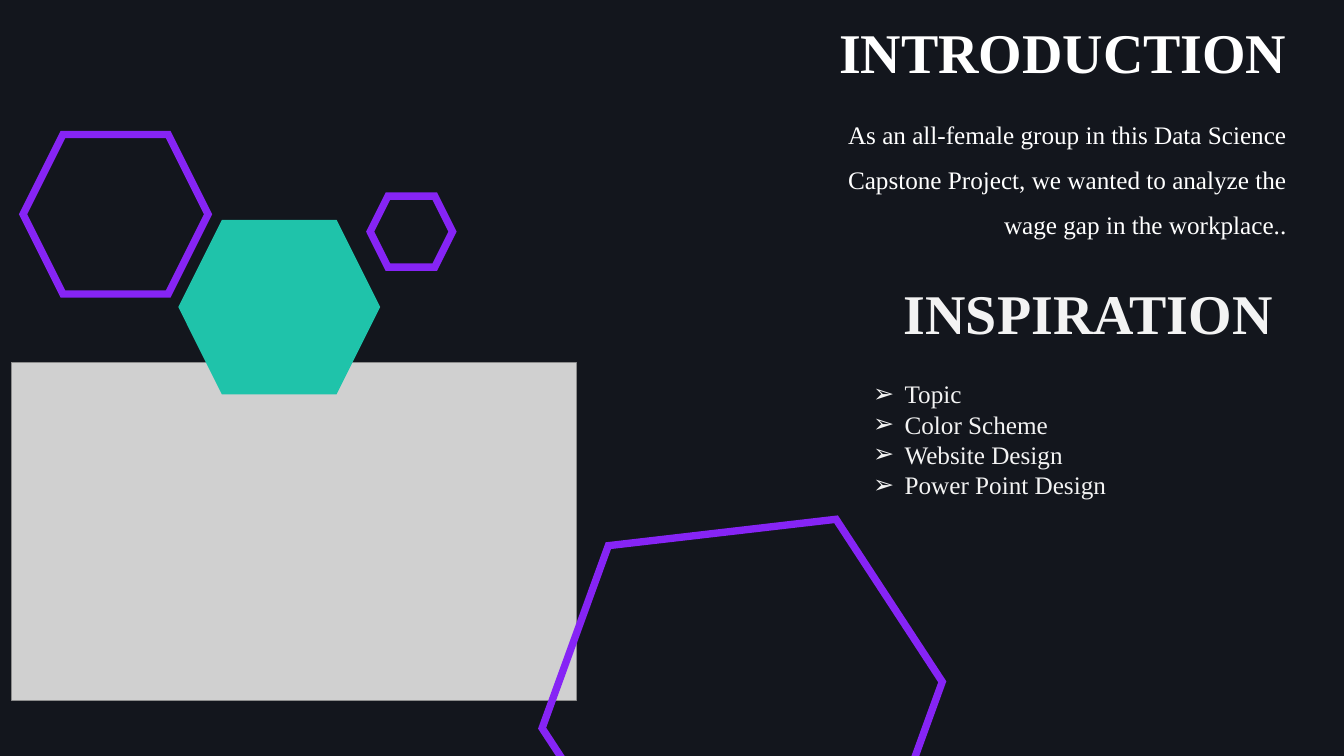
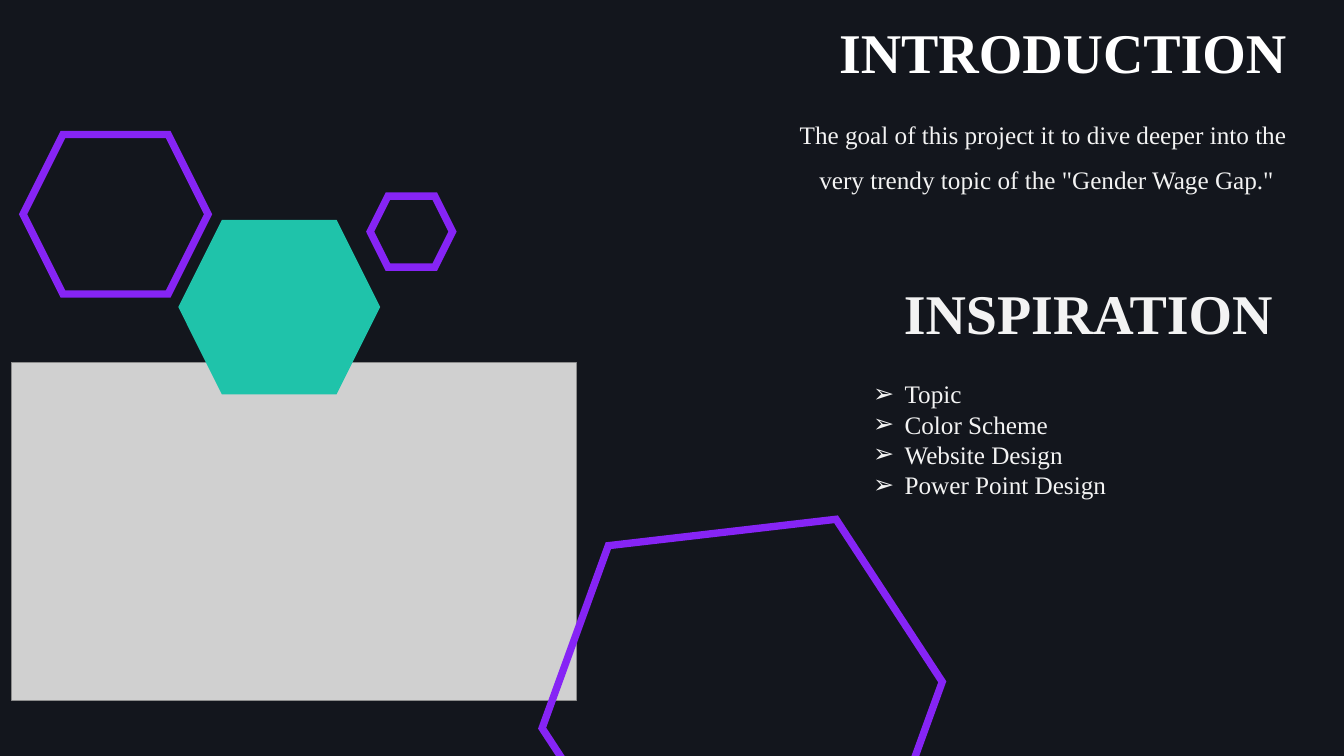
Before and after one commit to KelliDSmith/Group2_Capstone, a slide deck: slide 2 of Wage-Gap-Capstone.pptx. Drawn at 1344x756 pixels with LibreOffice and Linux fonts; fonts in the diff are those of the drawing; grey boxes stand for pictures. Boxes give left, top, right and bottom in pixels: in the first picture for what was removed or moved away, otherwise in the second. Text is boxed around its words. In the diff, an @@ line names an element or a change of style, - is before the commit and + after.

```diff
--- a/Wage-Gap-Capstone.pptx
+++ b/Wage-Gap-Capstone.pptx
@@ text at (800,126,1286,195): text changed; text colour #FFFFFF to #F3F3F3 @@
-As an all-female group in this Data Science Capstone Project, we wanted to analyze the wage gap in the workplace..
+The goal of this project it to dive deeper into the very trendy topic of the "Gender Wage Gap."
```
Also in this commit, not shown: 2 other slides changed.
